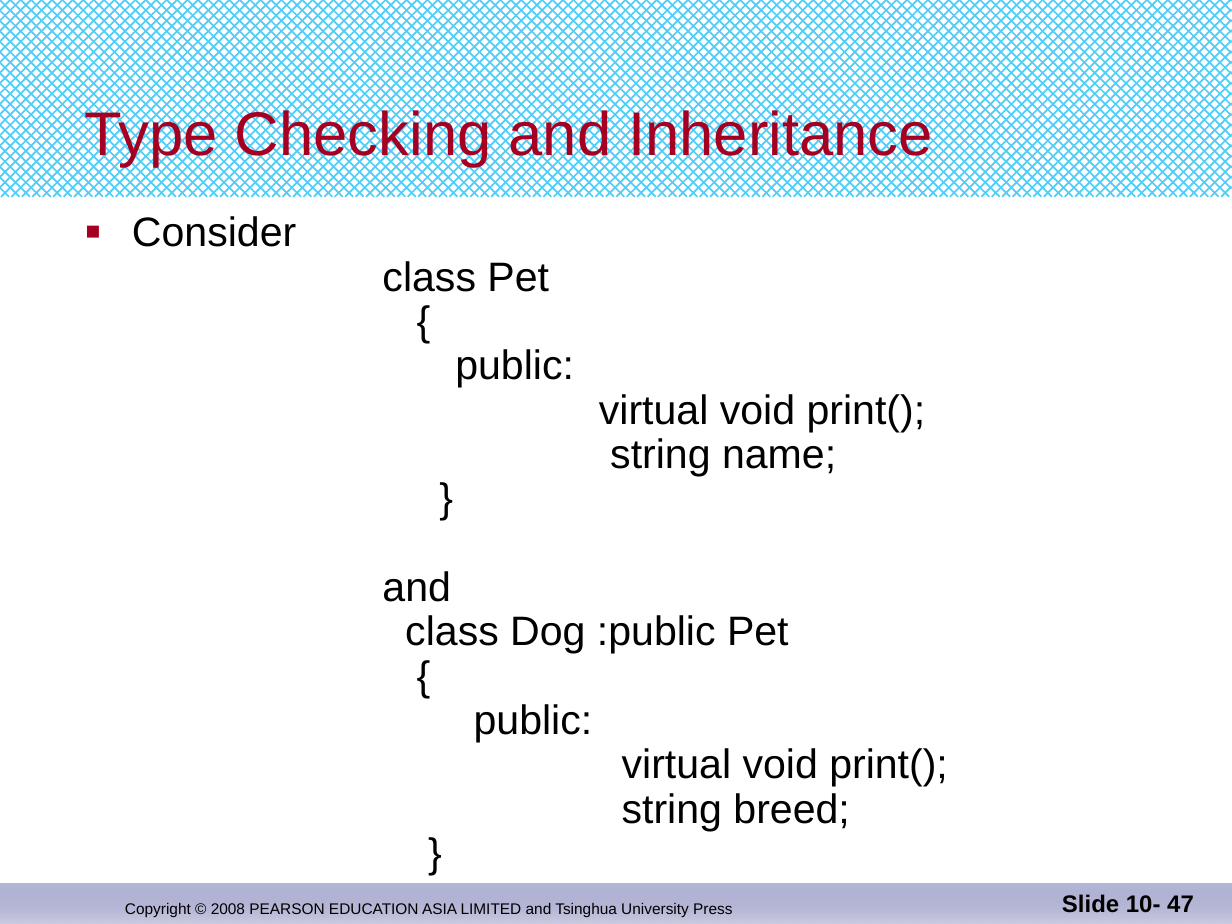
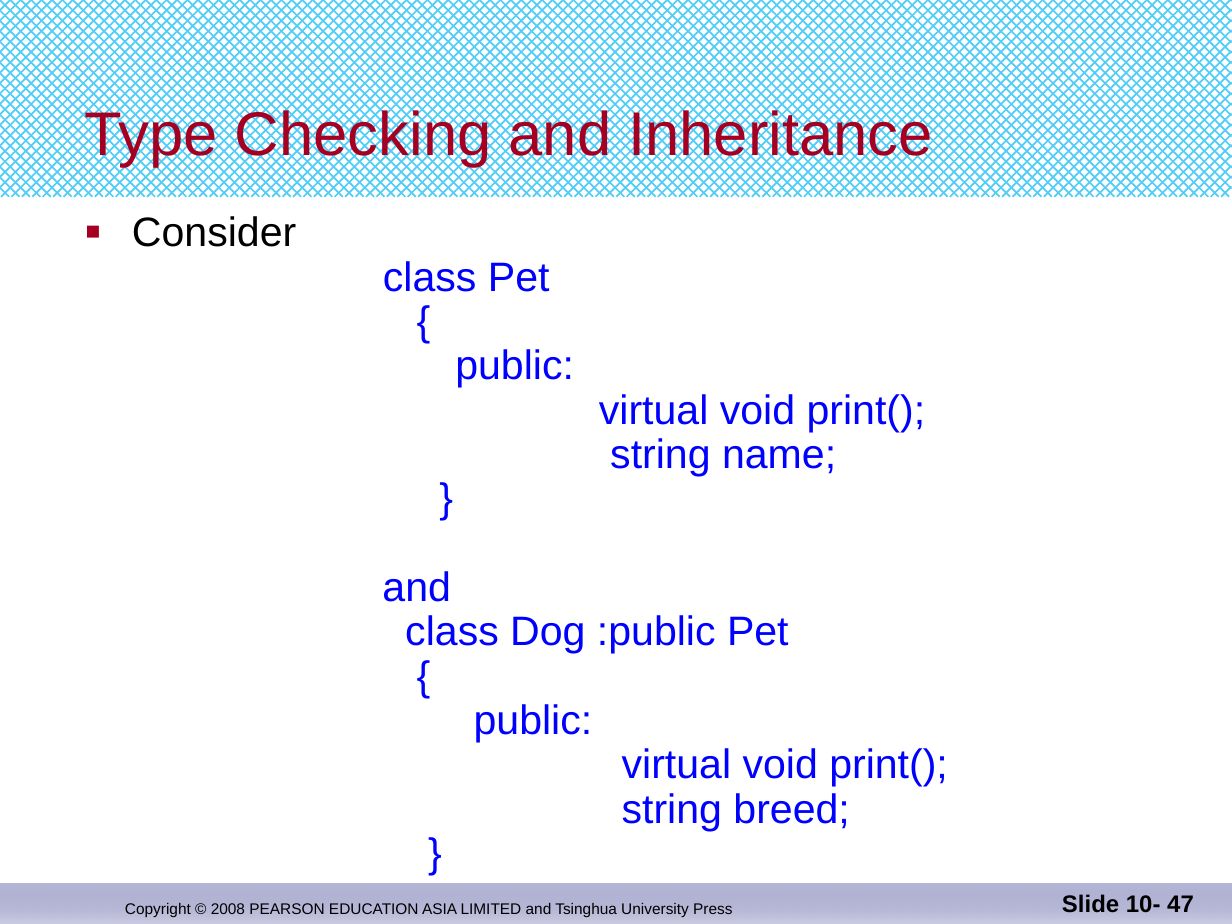
Before and after one commit to djuanbei/CPLUSPLUS, a slide deck: slide 47 of ppt/Chapter 15.pptx. Drawn at 1232x924 pixels with LibreOffice and Linux fonts; fonts in the diff are those of the drawing. Boxes give left, top, right and bottom in pixels: in the first picture for what was removed or moved away, otherwise in the second. Text is boxed around its words. In the diff, an @@ line names an element or a change of style, - is before the commit and + after.

```diff
--- a/ppt/Chapter 15.pptx
+++ b/ppt/Chapter 15.pptx
@@ text "Consider class Pet { public: ..." at bbox=[132, 216, 948, 831]: text colour #000000 to #0000FF @@
```
Also in this commit, not shown: 6 other slides changed.
